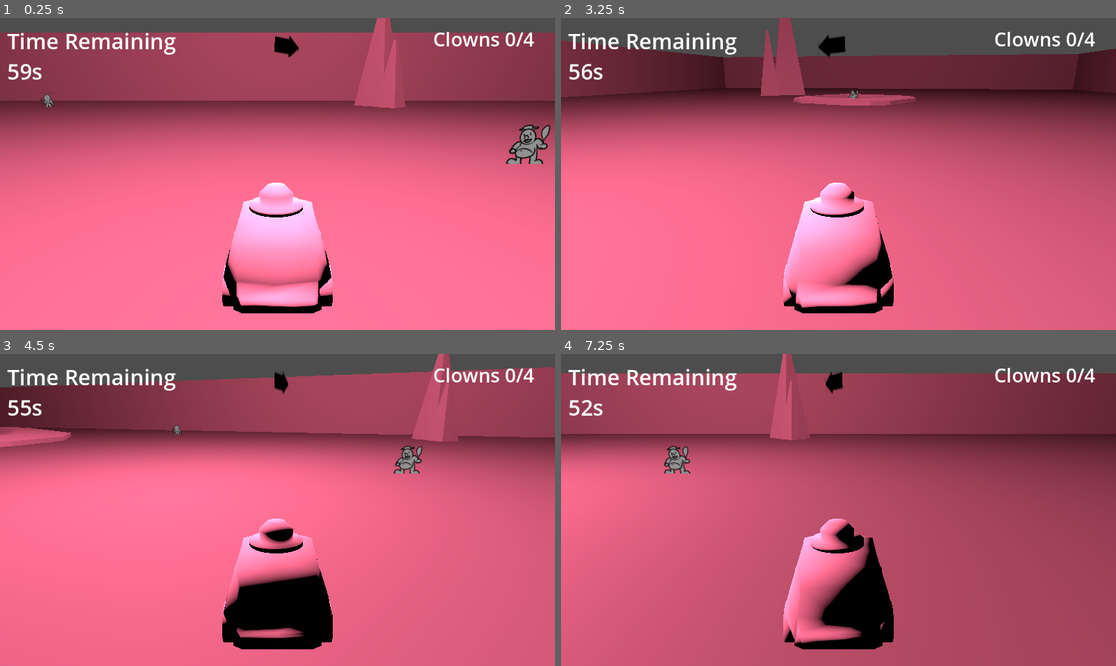
Above: before the commit, frames 1-4 (two rows, left to right).
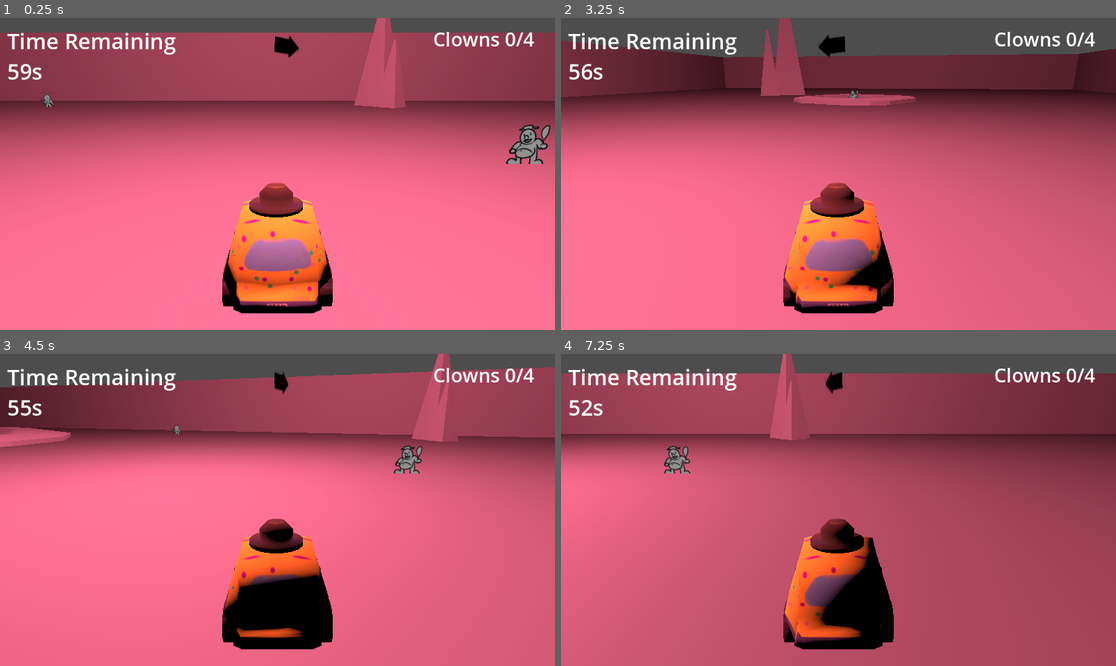
Above: after the commit, the same moments.

Repository: malceore/ClownCarGame
Game: Godot game, scene res://scenes/level_world_3.tscn
The game is run twice, just before and just after one commit, with the same random seed, the same clock (stepped at 60 frames per second) and the same inputs. This scene is started directly instead of the project's main scene.
Inputs (mouse positions are in pixels of both pictures, inside the frame that each line leads up to):
- Up to frame 1 (0.25 s): no input
- Up to frame 2 (3.25 s): tap Enter at 0.5 s; move the mouse to (960, 158) at 0.52 s; press the mouse at (960, 158) at 0.53 s; hold D (turn_right) 0.53-1.28 s; tap Space (honk) at 1.25, 1.35, 2.85 s; move the mouse to (727, 189) at 1.27 s; release the mouse at (727, 189) at 1.28 s; hold S (reverse) 1.28-2.03 s; move the mouse to (894, 105) at 2.02 s; press the mouse at (894, 105) at 2.03 s; hold D (turn_right) 2.03-2.78 s; move the mouse to (810, 236) at 2.77 s; release the mouse at (810, 236) at 2.78 s; hold W (accelerate) from 2.78 s (still down)
- Up to frame 3 (4.5 s): move the mouse to (444, 556) at 3.52 s; release W (accelerate) at 3.53 s; press the mouse at (444, 556) at 3.53 s; hold A (turn_left) from 3.53 s (still down); move the mouse to (111, 463) at 4.27 s; release the mouse at (111, 463) at 4.28 s; tap Space (honk) at 4.35 s
- Up to frame 4 (7.25 s): move the mouse to (866, 510) at 5.02 s; release A (turn_left) at 5.03 s; press the mouse at (866, 510) at 5.03 s; hold S (reverse) 5.03-5.78 s; move the mouse to (755, 432) at 5.77 s; release the mouse at (755, 432) at 5.78 s; hold D (turn_right) 5.78-6.53 s; tap Space (honk) at 5.85 s; move the mouse to (960, 494) at 6.52 s; press the mouse at (960, 494) at 6.53 s; hold W (accelerate) from 6.53 s (still down)

The runs differ from the first frame. In frame 1, 5.6% of the frame differs, in the area x 40-60%, y 52-93%; in frame 2, 5.2%; in frame 3, 2.6%; in frame 4, 3.5%.

Commit message:
readding texture

Diff:
--- a/scenes/car.tscn
+++ b/scenes/car.tscn
@@ -1,11 +1,13 @@
-[gd_scene load_steps=7 format=3 uid="uid://dyfrjvxj54dp0"]
+[gd_scene load_steps=8 format=3 uid="uid://dyfrjvxj54dp0"]
 
 [ext_resource type="Script" path="res://scripts/car.gd" id="1_7j6ie"]
+[ext_resource type="Texture2D" uid="uid://fxwplfibmebr" path="res://models/clown_car_texture.png" id="2_1wy15"]
 [ext_resource type="ArrayMesh" uid="uid://b5m25fr5q71xv" path="res://models/clown_car.obj" id="2_5r3he"]
 [ext_resource type="Texture2D" uid="uid://bscvp0k58lwyb" path="res://graphics/arrow.png" id="3_dyudl"]
 [ext_resource type="AudioStream" uid="uid://dncwg8qj7gmdt" path="res://sound/car-horn-beep-beep-two-beeps-honk-honk-6188.mp3" id="4_6oqo1"]
 
-[sub_resource type="StandardMaterial3D" id="StandardMaterial3D_msvk6"]
+[sub_resource type="StandardMaterial3D" id="StandardMaterial3D_1t0cl"]
+albedo_texture = ExtResource("2_1wy15")
 
 [sub_resource type="SphereShape3D" id="SphereShape3D_7uq41"]
 radius = 1.59526
@@ -14,7 +16,7 @@
 script = ExtResource("1_7j6ie")
 
 [node name="Mesh" type="MeshInstance3D" parent="."]
-material_override = SubResource("StandardMaterial3D_msvk6")
+material_override = SubResource("StandardMaterial3D_1t0cl")
 mesh = ExtResource("2_5r3he")
 
 [node name="RayCast3D" type="RayCast3D" parent="Mesh"]
Binary file added: models/clown_car_texture.png
Not shown, added: models/clown_car_texture.png.import
